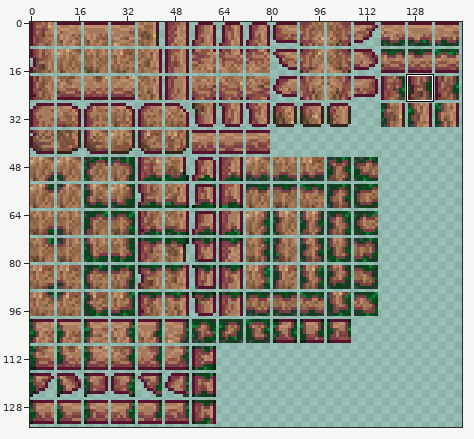
Two versions of one sprite sheet, Tiles/TFWood.png. Above, an overview of the earlier version with the close-up marked.
Close-up. Earlier state:
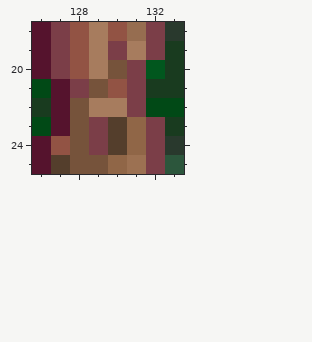
The file is 288x270 pixels, drawn in blocks of 2x2; one block is one cell here. Colours within 5 levels of each other are drawn and written as one. Shown: x 126..133, y 18..25. The commit also changed other parts of the picture, which this record leaves out.
The result:
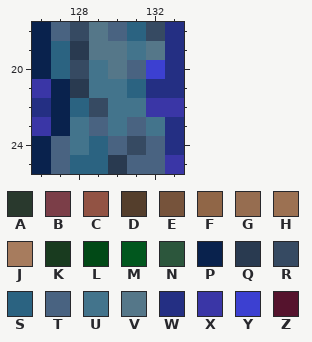
Palette (. is transparent): A #29392d  B #7b3e48  C #925344  D #543e2c  E #76533b  F #906647  G #966d50  H #9c7152  J #a77c5e  K #193b1f  L #014916  M #01571e  N #2c563c  P #09224d  Q #293a50  R #364a62  S #2b6381  T #496381  U #43748c  V #557789  W #242f83  X #3a36a6  Y #3c40d1  Z #55132d
The exact change:
Changed rows in their new state; - is an unchanged pixel.
first column x 126:
18 PTRVTSRW
19 PSQVVUVW
20 PSRUVTYW
21 XPQUUSWW
22 WPSRUUXX
23 XPUTUTUW
24 PTUSTRTW
25 PTSSQTTX
Where, in picture pixels (left, top, right, bottom), the same in both close-ups:
changed: (32, 22, 184, 174)
